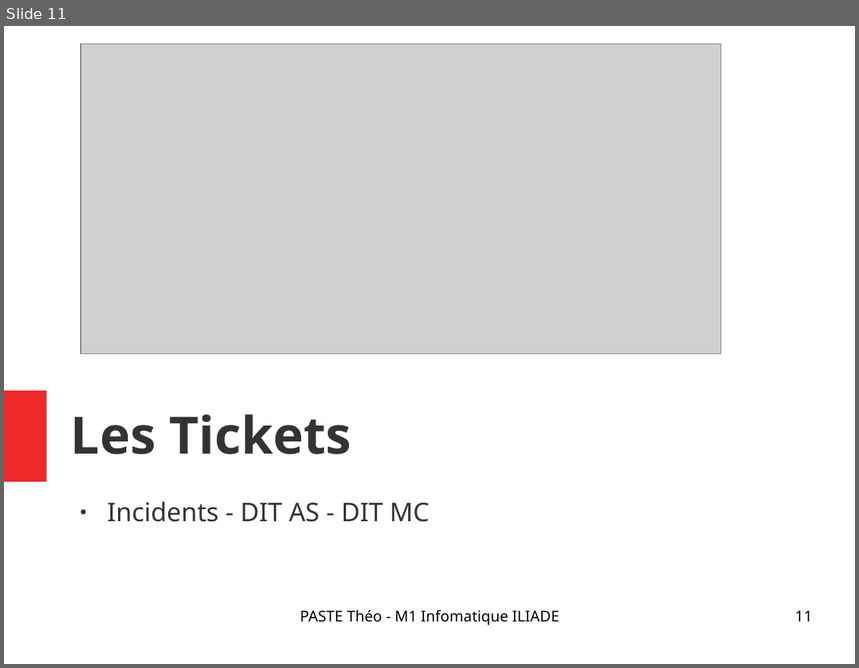
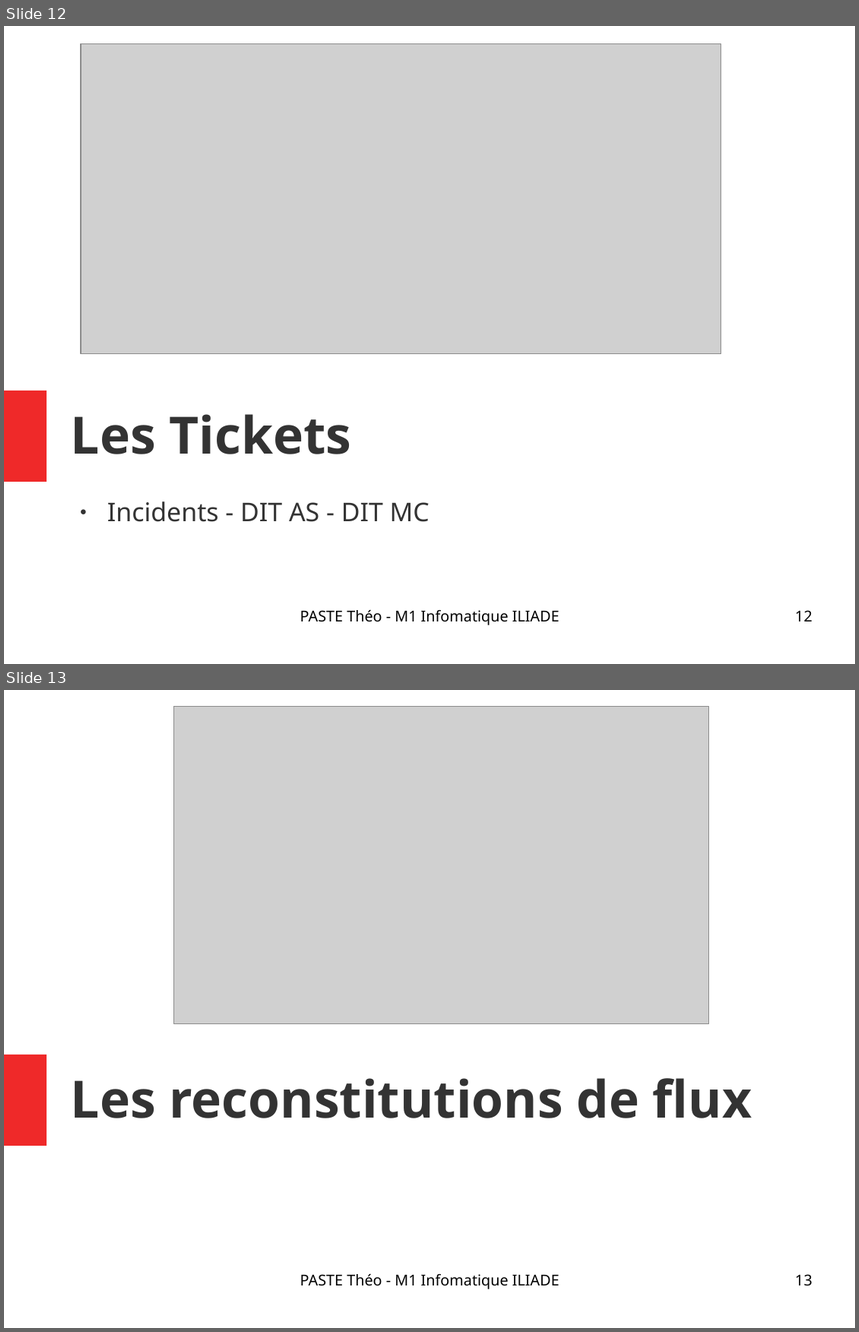
Before and after one commit to Narrateur/Rapport_de_Stage_M1, a slide deck: .gitbook/assets/Presentation_PASTE_Theo.odp. Shown one above the other, each under a label of ours: slide 11 before the commit, slides 12 and 13 after it. The pictures are 859x668 and 859x1332 pixels, drawn with LibreOffice and Linux fonts; fonts in the diff are those of the drawing; grey boxes stand for pictures. Boxes give left, top, right and bottom in pixels: in the first picture for what was removed or moved away, otherwise in the second. Text is boxed around its words. In the diff, an @@ line names an element or a change of style, - is before the commit and + after.

```diff
--- a/.gitbook/assets/Presentation_PASTE_Theo.odp
+++ b/.gitbook/assets/Presentation_PASTE_Theo.odp
@@ slide 13 added at [4, 690, 855, 1328], background #FFFFFF; not listed: 1 template element that a slide beside it also shows @@
@@ picture added at [174, 707, 709, 1024] @@
@@ title added at [71, 1078, 752, 1119], 48 pt, text #333333, bold @@
+Les reconstitutions de flux
@@ text added at [300, 1274, 560, 1290], 14 pt, text #000000 @@
+PASTE Théo - M1 Infomatique ILIADE
@@ page number added at [795, 1274, 813, 1287], 14 pt, text #000000 @@
+13
@@ what was slide 11 is now slide 12 @@
@@ page number at [795, 610, 813, 622]: text changed @@
-11
+12
```
Also in this commit, not shown: 1 slide changed, 3 other slides added, 4 other files.
